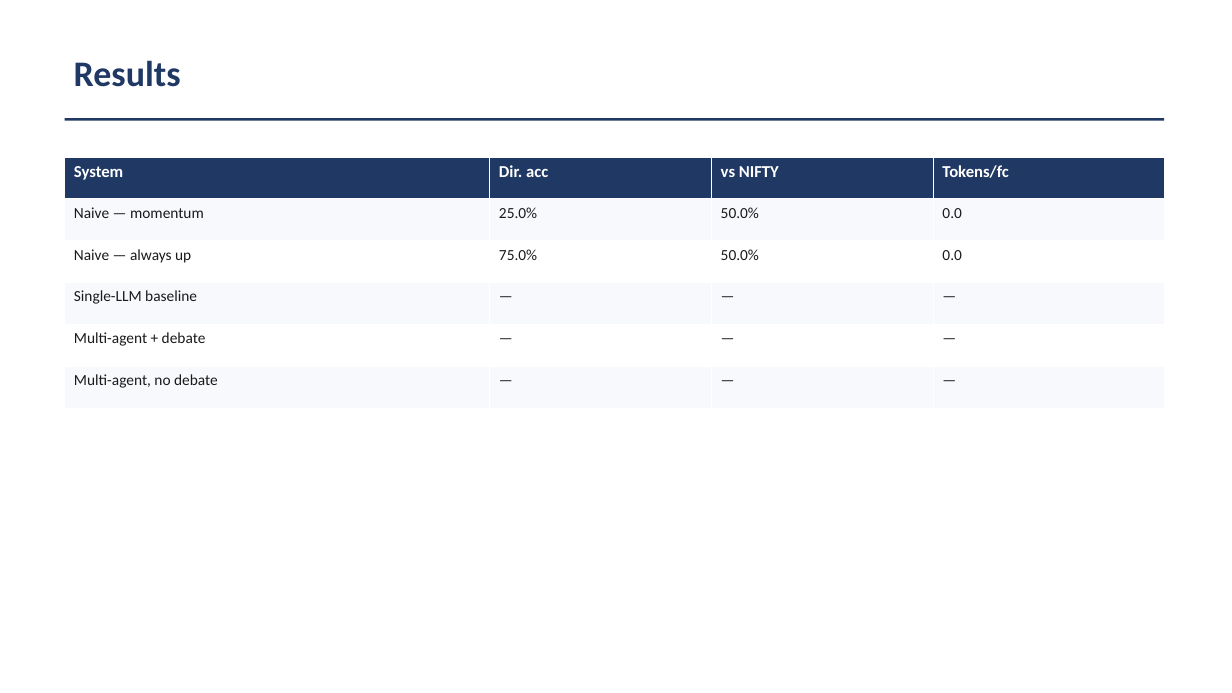
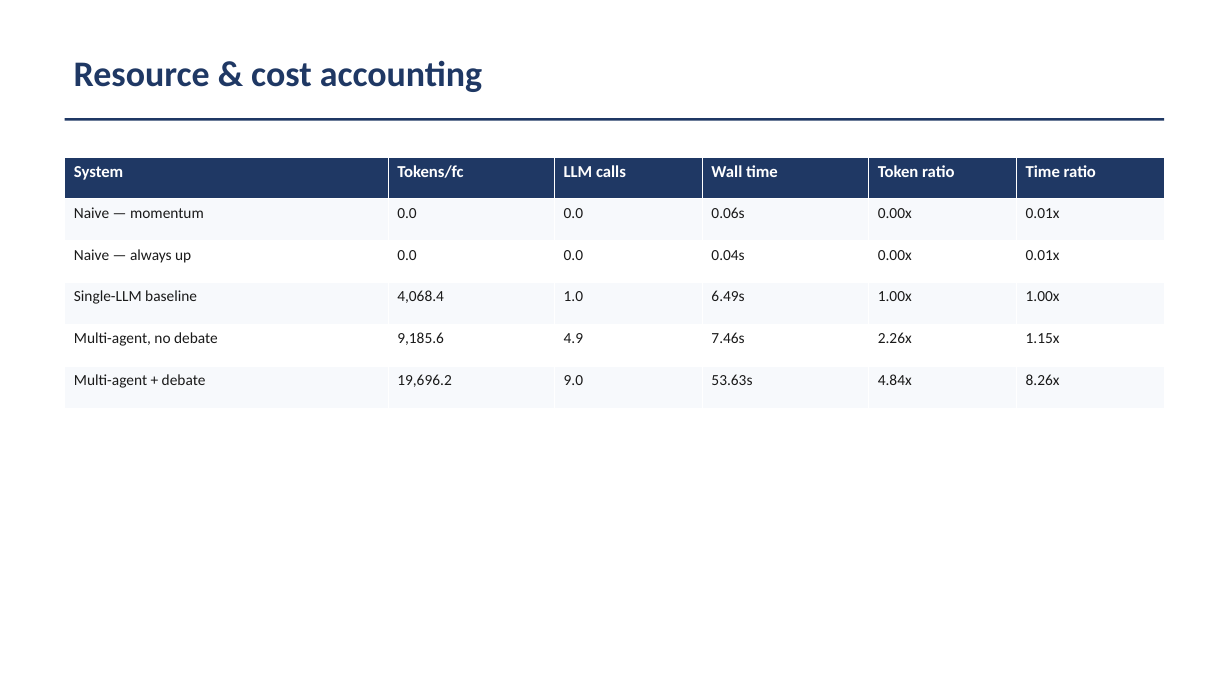
Before and after one commit to shobhitranjan2005/multi-agent-financial-forecasting, a slide deck: slide 18 of docs/BTP_Defence_Slides.pptx (slide 17 before the commit). Drawn at 1232x693 pixels with LibreOffice and Linux fonts; fonts in the diff are those of the drawing. Boxes give left, top, right and bottom in pixels: in the first picture for what was removed or moved away, otherwise in the second. Text is boxed around its words. In the diff, an @@ line names an element or a change of style, - is before the commit and + after.

```diff
--- a/docs/BTP_Defence_Slides.pptx
+++ b/docs/BTP_Defence_Slides.pptx
@@ text at box(74, 60, 482, 92): text changed @@
-Results
+Resource & cost accounting
@@ table at box(65, 157, 1165, 409) @@
-column 1: System | Naive — momentum | Naive — always up | Single-LLM baseline | Multi-agent + debate | Multi-agent, no debate
-column 2: Dir. acc | 25.0% | 75.0% | — | — | —
-column 3: vs NIFTY | 50.0% | 50.0% | — | — | —
-column 4: Tokens/fc | 0.0 | 0.0 | — | — | —
+column 1: System | Naive — momentum | Naive — always up | Single-LLM baseline | Multi-agent, no debate | Multi-agent + debate
+column 2: Tokens/fc | 0.0 | 0.0 | 4,068.4 | 9,185.6 | 19,696.2
+column 3: LLM calls | 0.0 | 0.0 | 1.0 | 4.9 | 9.0
+column 4: Wall time | 0.06s | 0.04s | 6.49s | 7.46s | 53.63s
+column 5: Token ratio | 0.00x | 0.00x | 1.00x | 2.26x | 4.84x
+column 6: Time ratio | 0.01x | 0.01x | 1.00x | 1.15x | 8.26x
```
Also in this commit, not shown: 3 other slides changed, 3 slides added, 2 slides removed, 24 other files.
